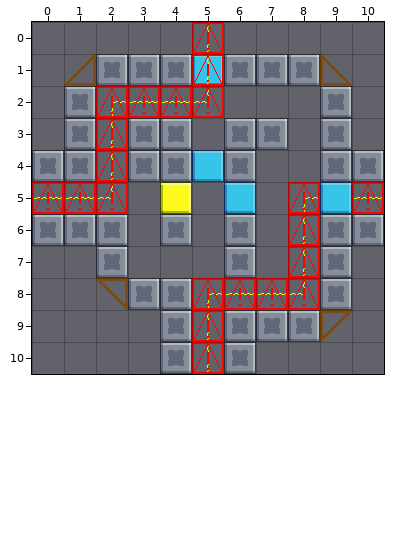
Tiled map (JSON) -- Assets/Level_Editor/TileMap/Room_35.tmj. That is the earlier state.
Cells are 32x32 px. Shown: x 0..10, y 0..10.
After:
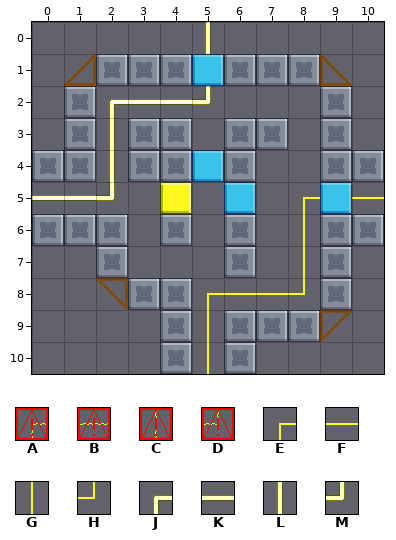
Key: from "tileSet": A 5 "null", B 6 "null", C 15 "null", D 27 "null", E 157 "cable_wire", F 158 "cable_wire", G 167 "cable_wire", H 179 "cable_wire", J 210 "cable_wire", K 211 "cable_wire", L 220 "cable_wire", M 232 "cable_wire".
_ is an empty cell.
Changes in this commit:
Layer "Overlap":
The author changed tile A to tile E in row 5 at x 8; in row 8 at x 5.
The author changed tile B to tile F in row 5 at x 10; in row 8 at x 6 to 7.
The author changed tile C to tile G in rows 6 to 7 at x 8; in rows 9 to 10 at x 5.
The author changed tile D to tile H in row 8 at x 8.
Tile J now appears in row 2 at x 2.
Tile K now appears in row 2 at x 3 to 4; in row 5 at x 0 to 1.
Tile L now appears in row 0 at x 5; in rows 3 to 4 at x 2.
Tile M now appears in row 2 at x 5; in row 5 at x 2.
Layer "line" (removed):
The author cleared tile A in row 2 at x 2.
The author cleared tile B in row 2 at x 3 to 4; in row 5 at x 0 to 1.
The author cleared tile C in rows 0 to 1 at x 5; in rows 3 to 4 at x 2.
The author cleared tile D in row 2 at x 5; in row 5 at x 2.
Changed places in both pictures, as pixel boxes (x1, y1, x2, y2):
changed: (32, 22, 320, 374)
changed: (352, 182, 384, 214)
